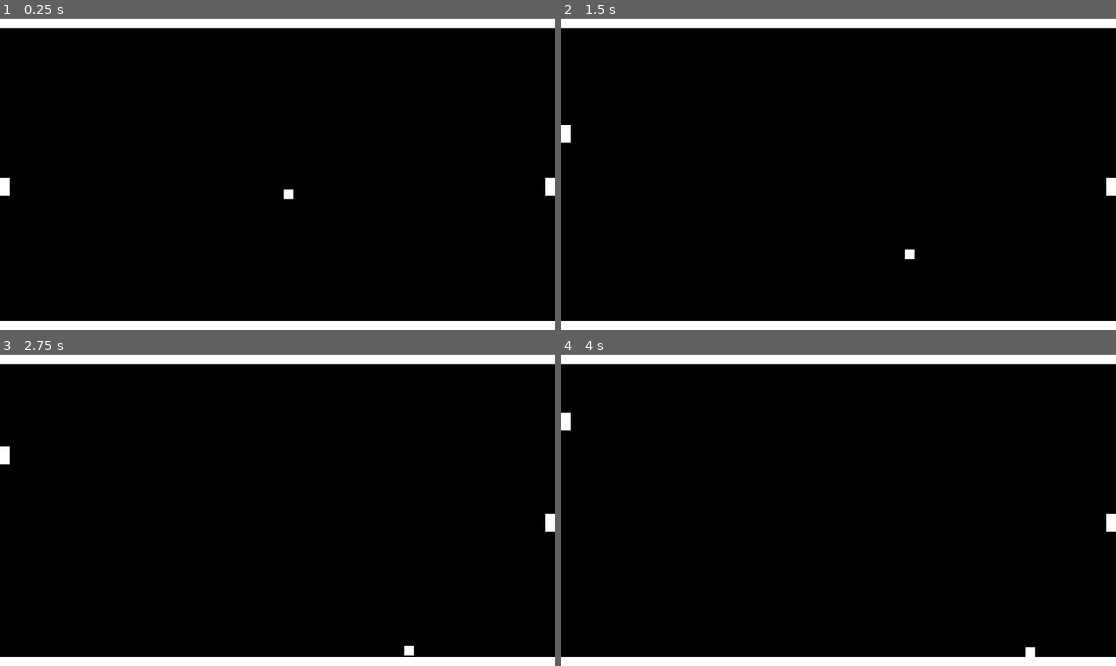
Above: before the commit, frames 1-4 (two rows, left to right).
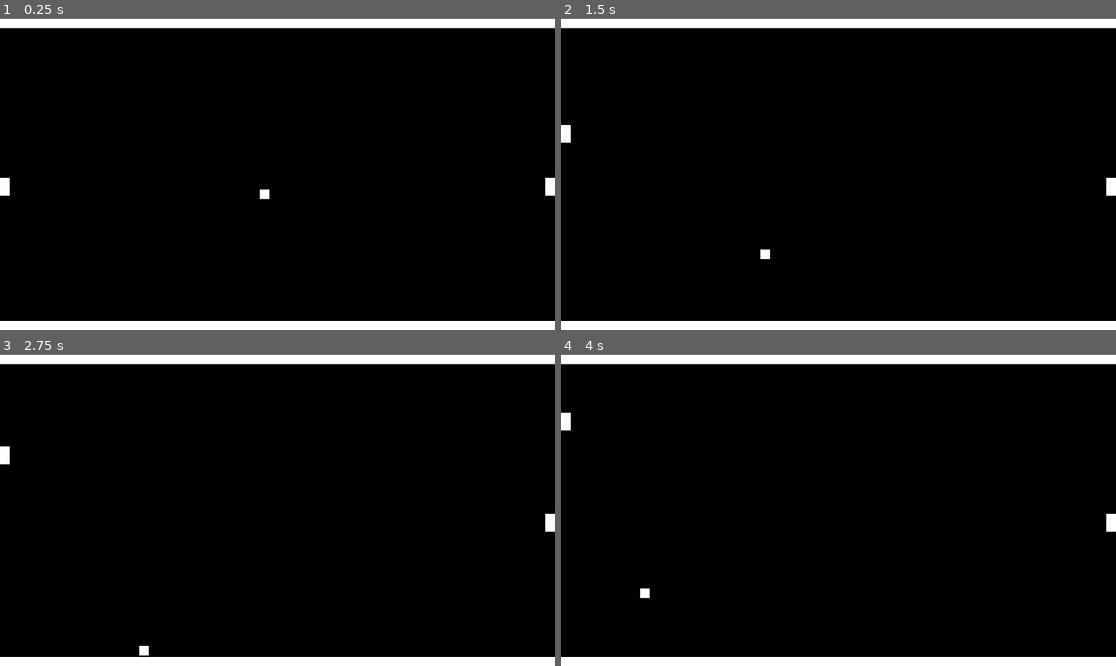
Above: after the commit, the same moments.

Repository: Haigsov/pong
Game: Godot game, scene res://main/main.tscn
Two runs of this game, one before a commit and one after it. Both use one fixed random seed, a clock stepped at 60 frames per second and the inputs below.
Inputs:
- Up to frame 1 (0.25 s): no input
- Up to frame 2 (1.5 s): hold W (player 2 up) 0.53-1.28 s; hold S (player 2 down) from 1.28 s (still down)
- Up to frame 3 (2.75 s): release S (player 2 down) at 2.03 s; hold W (player 2 up) from 2.03 s (still down)
- Up to frame 4 (4 s): release W (player 2 up) at 3.53 s; hold S (player 2 down) from 3.53 s (still down)

The runs differ from the first frame. In frame 1, 0.1% of the frame differs, in the area x 46-53%, y 54-59%; in frame 2, 0.1%; in frame 3, 0.1%; in frame 4, 0.1%.

Commit message:
Fixed ball movement error
Move and slide may have been calling the signal multiple times and that may have caused issues.

Diff:
--- a/ball/ball.gd
+++ b/ball/ball.gd
@@ -3,9 +3,9 @@
 @onready var ball: CharacterBody2D = $"."
 @onready var collision_shape_2d: CollisionShape2D = $CollisionShape2D
 @onready var area_2d: Area2D = $Area2D
-var horizontal_speed:int = 100
+var horizontal_speed:int = -100
 var vertical_speed:int
-var dir:Vector2 = Vector2(45.0, 90.0)
+#var dir:Vector2 = Vector2(45.0, 90.0)
 var multiplier:float = 1.25
 
 func _ready() -> void:
@@ -17,18 +17,19 @@
 	area_2d.body_entered.connect(_on_area_2d_body_entered)
 
 
-func _physics_process(_delta: float) -> void:
-	move_ball()
+func _physics_process(delta: float) -> void:
+	move_ball(delta)
 
 
-func move_ball() -> void:
-	#var collision:KinematicCollision2D = move_and_collide(velocity * delta)
-	move_and_slide()
+func move_ball(delta: float) -> void:
+	var collision:KinematicCollision2D = move_and_collide(velocity * delta)
+	#move_and_slide()
 
 func _on_area_2d_body_entered(body: CollisionObject2D) -> void:
 	print("touch")
 	if body is StaticBody2D:
+		print("y = %.2f" % velocity.y)
 		velocity.y = velocity.y * -1
 	elif body is CharacterBody2D:
 		velocity.x = velocity.x * -1 * multiplier
-		print(velocity.x)
+		print("x = %.2f" % velocity.x)
